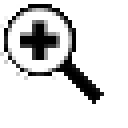
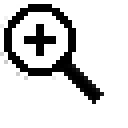
Revision of a layered 128×128 image; what changed, layer by layer:
added layer "Zoom out" above "Zoom in" over [4, 4, 76, 76]
